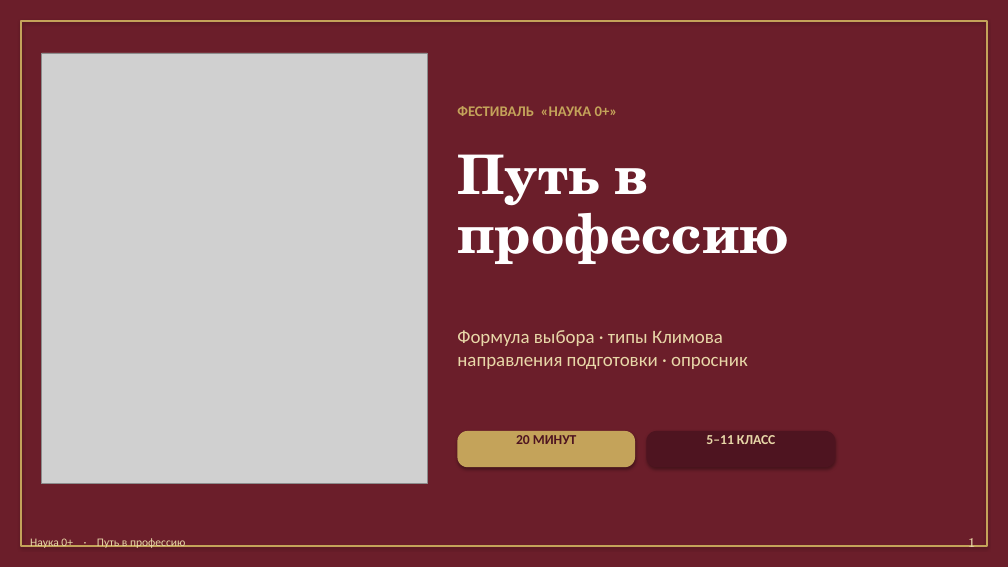
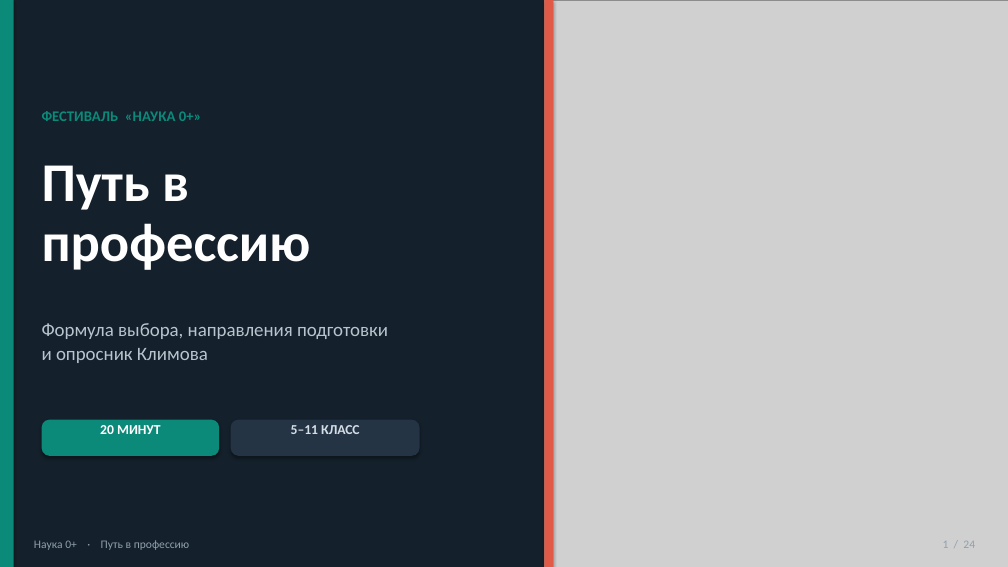
Before and after one commit to Sema917/-tourism, a slide deck: slide 1 of materials/Путь_в_профессию_презентация_20_минут.pptx. Drawn at 1008x567 pixels with LibreOffice and Linux fonts; fonts in the diff are those of the drawing; grey boxes stand for pictures. Boxes give left, top, right and bottom in pixels: in the first picture for what was removed or moved away, otherwise in the second. Text is boxed around its words. In the diff, an @@ line names an element or a change of style, - is before the commit and + after.

```diff
--- a/materials/Путь_в_профессию_презентация_20_минут.pptx
+++ b/materials/Путь_в_профессию_презентация_20_минут.pptx
@@ rectangle at (0, 0, 1008, 567): fill #6B1E2A to #14202B @@
@@ rectangle: place and size @@
-rectangle at (21, 21, 987, 546)
+rectangle at (0, 0, 14, 567)
@@ rectangle at (0, 0, 14, 567): fill none to #0B8A7A; outline #C4A35A 1.5 pt to none @@
@@ picture added at (544, 0, 1008, 567) @@
@@ rectangle added at (544, 0, 554, 567), fill #E05A45 @@
@@ picture removed at (42, 53, 427, 484) @@
@@ text "ФЕСТИВАЛЬ «НАУКА 0+»": place and size @@
-text "ФЕСТИВАЛЬ «НАУКА 0+»" at (457, 106, 618, 116)
+text "ФЕСТИВАЛЬ «НАУКА 0+»" at (42, 111, 202, 121)
@@ text "ФЕСТИВАЛЬ «НАУКА 0+»" at (42, 111, 202, 121): text colour #C4A35A to #0B8A7A; line spacing 1 to 1.05 @@
@@ text "Путь в профессию": place and size @@
-text "Путь в профессию" at (457, 154, 787, 264)
+text "Путь в профессию" at (42, 165, 311, 270)
@@ text "Путь в профессию" at (42, 165, 311, 270): font TeX Gyre Schola to Calibri @@
@@ text at (42, 323, 388, 363): text changed; text colour #E8D7A8 to #B8C4CE @@
-Формула выбора · типы Климова
-направления подготовки · опросник
+Формула выбора, направления подготовки
+и опросник Климова
@@ rounded rectangle added at (42, 420, 219, 456), fill #0B8A7A @@
@@ text "20 МИНУТ": place and size @@
-text "20 МИНУТ" at (516, 435, 577, 444)
+text "20 МИНУТ" at (100, 425, 161, 434)
@@ text "20 МИНУТ" at (100, 425, 161, 434): text colour #4E1420 to #FFFFFF; line spacing 1 to 1.05 @@
@@ rounded rectangle added at (231, 420, 420, 456), fill #243444 @@
@@ text "5–11 КЛАСС": place and size @@
-text "5–11 КЛАСС" at (706, 435, 775, 444)
+text "5–11 КЛАСС" at (291, 425, 359, 434)
@@ text "5–11 КЛАСС" at (291, 425, 359, 434): text colour #E8D7A8 to #D5DEE6; line spacing 1 to 1.05 @@
@@ rounded rectangle removed at (457, 431, 635, 467) @@
@@ rounded rectangle removed at (647, 431, 836, 467) @@
@@ text "Наука 0+ · Путь в ..." at (34, 540, 189, 550): text colour #E8D7A8 to #8FA0AD; line spacing 1 to 1.05 @@
@@ text at (943, 541, 975, 548): text changed; size 12 to 11 pt; font TeX Gyre Schola to Calibri; text colour #E8D7A8 to #8FA0AD @@
-1
+1 / 24
```
Also in this commit, not shown: 6 other slides changed, 17 slides added, 1 slide removed, 10 other files.
